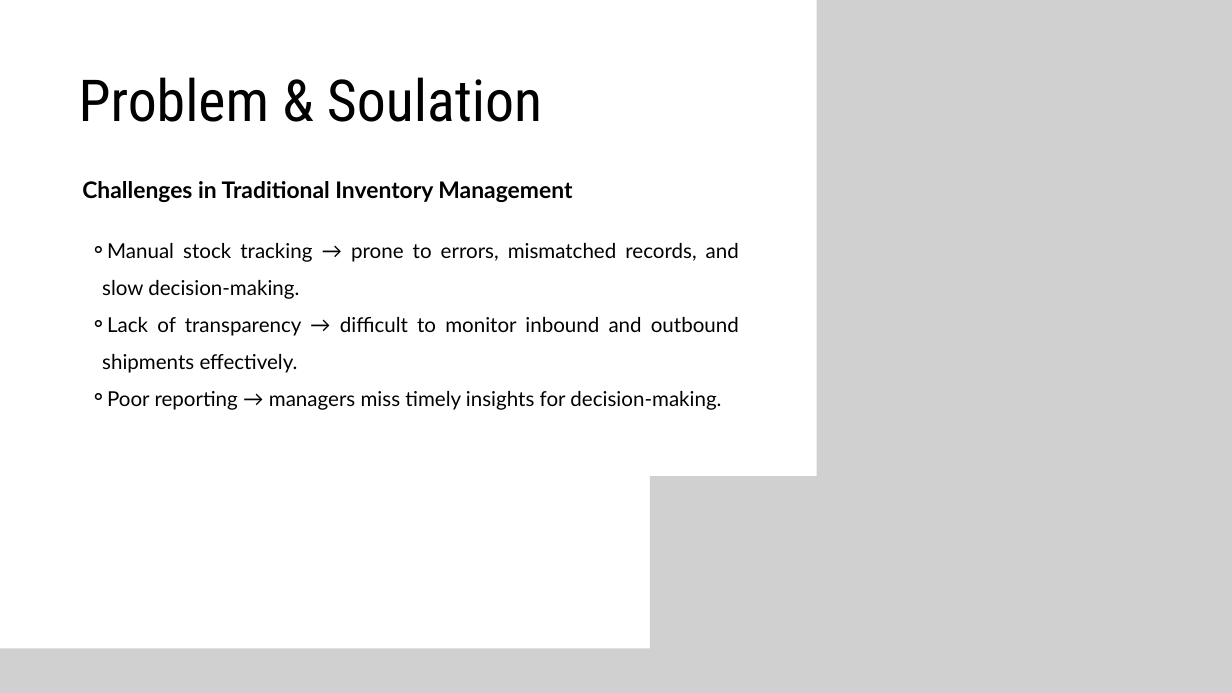
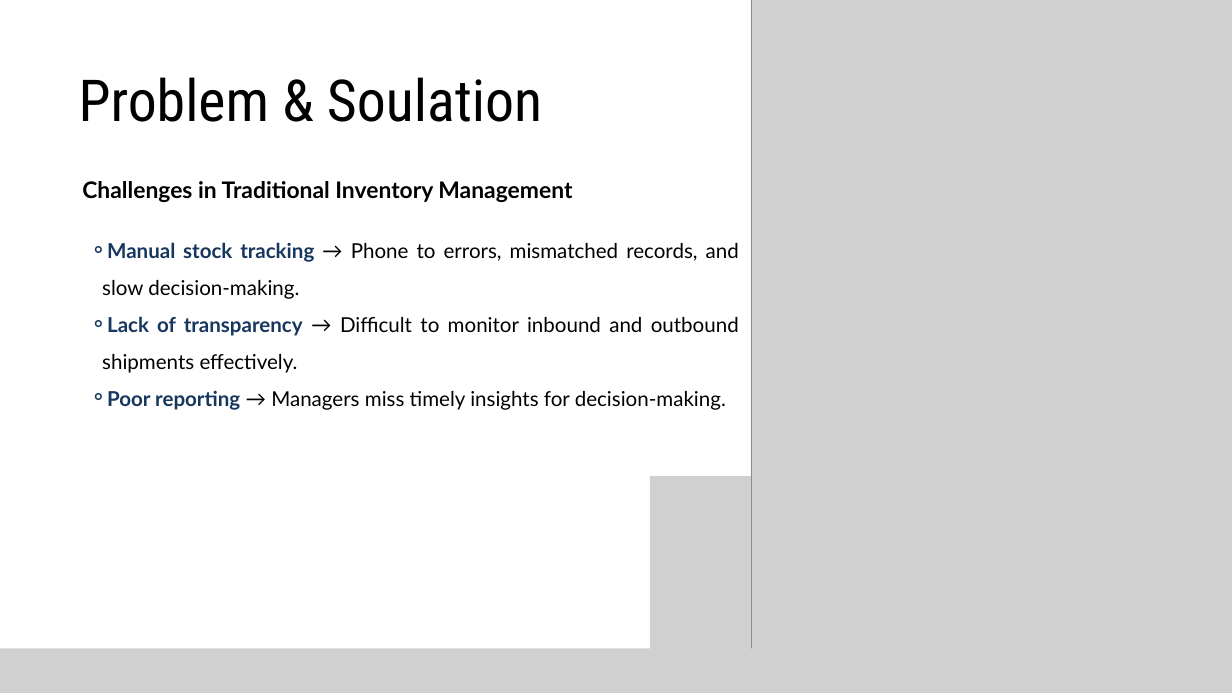
Before and after one commit to Akashmed/Smart-Inventory-And-Supply-Chain-Management-System, a slide deck: slide 3 of Final Slide (SD).pptx. Drawn at 1232x693 pixels with LibreOffice and Linux fonts; fonts in the diff are those of the drawing; grey boxes stand for pictures. Boxes give left, top, right and bottom in pixels: in the first picture for what was removed or moved away, otherwise in the second. Text is boxed around its words. In the diff, an @@ line names an element or a change of style, - is before the commit and + after.

```diff
--- a/Final Slide (SD).pptx
+++ b/Final Slide (SD).pptx
@@ picture: place and size @@
-picture at [817,0,1232,693]
+picture at [751,0,1232,656]
@@ text at [102,242,739,410]: text changed @@
-    ⚬ Manual stock tracking → prone to errors, mismatched records, and slow decision-making.
-    ⚬ Lack of transparency → difficult to monitor inbound and outbound shipments effectively.
-    ⚬ Poor reporting → managers miss timely insights for decision-making.
+    ⚬ Manual stock tracking → Phone to errors, mismatched records, and slow decision-making.
+    ⚬ Lack of transparency → Difficult to monitor inbound and outbound shipments effectively.
+    ⚬ Poor reporting → Managers miss timely insights for decision-making.
```
Also in this commit, not shown: 4 other slides changed.
